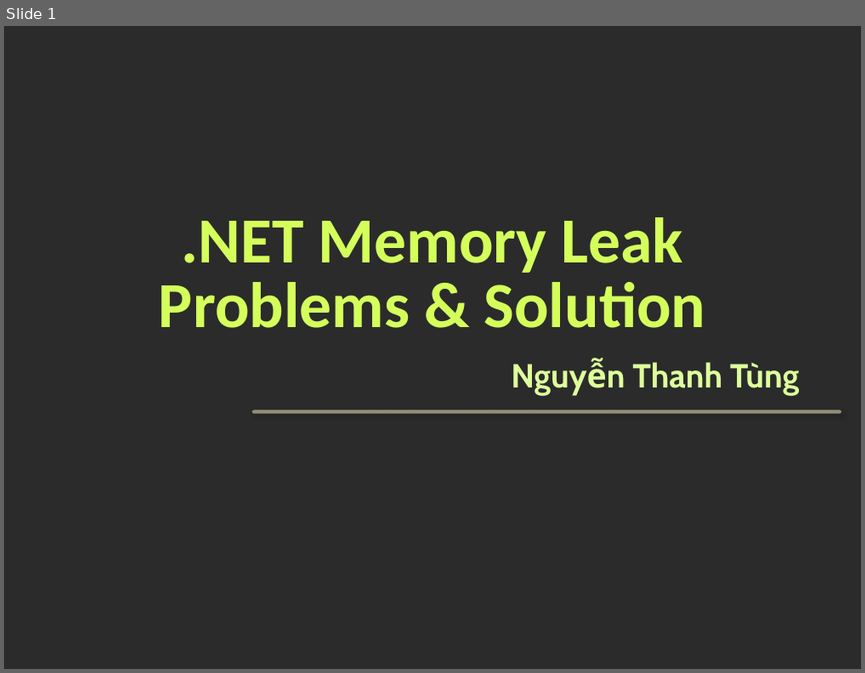
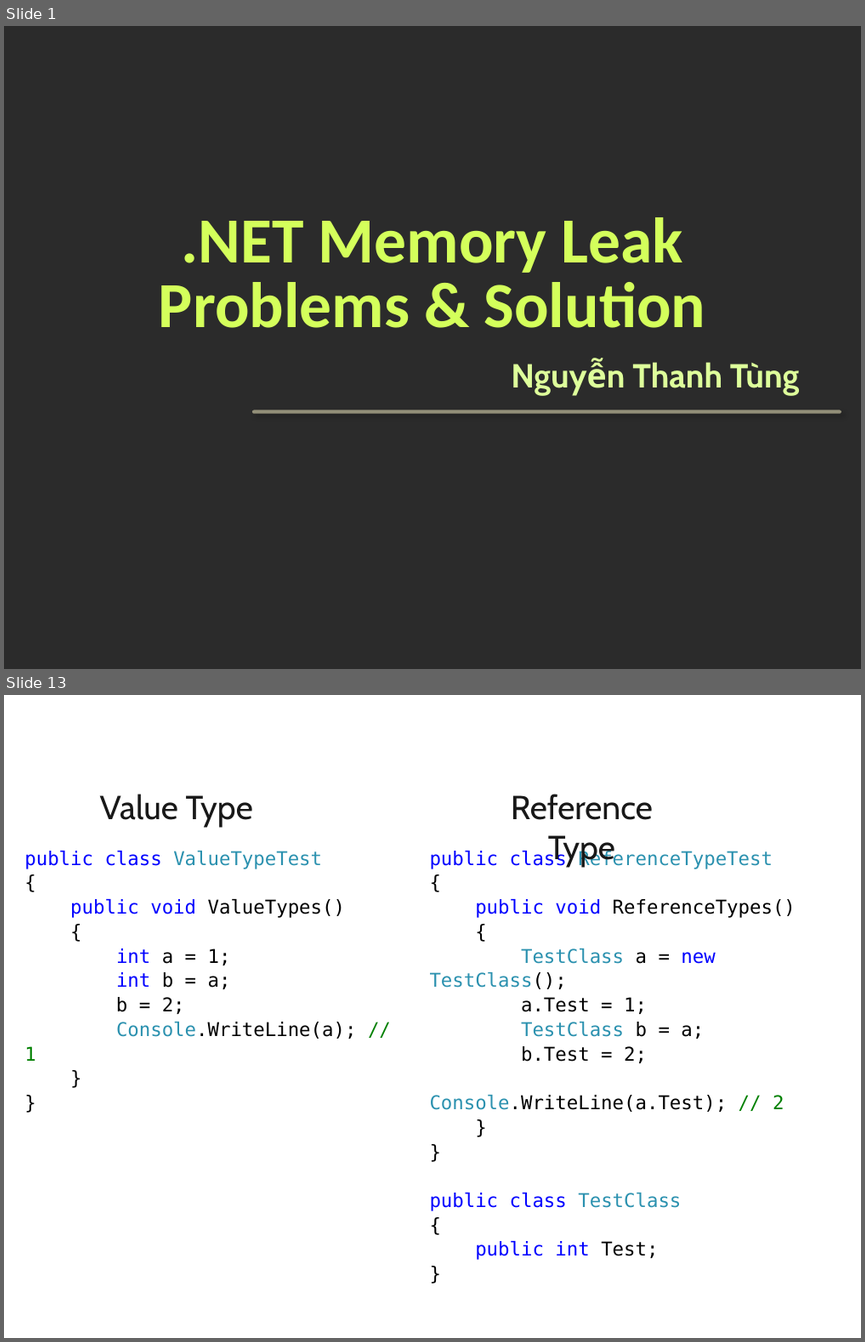
Before and after one commit to tungnt185/MemoryLeak, a slide deck: Memory Leak in .NET.pptx. Shown one above the other, each under a label of ours: slide 1 before the commit, slides 1 and 13 after it; the slides between them are not shown. The pictures are 865x673 and 865x1342 pixels, drawn with LibreOffice and Linux fonts; fonts in the diff are those of the drawing; background and template pictures are left out; a plain dark background stands for a picture behind light text. Boxes give left, top, right and bottom in pixels: in the first picture for what was removed or moved away, otherwise in the second. Text is boxed around its words. In the diff, an @@ line names an element or a change of style, - is before the commit and + after.

```diff
--- a/Memory Leak in .NET.pptx
+++ b/Memory Leak in .NET.pptx
@@ slide 13 added at box(4, 695, 861, 1338), background picture (left out) @@
@@ text added at box(100, 794, 253, 827), 28 pt, text #181818 @@
+Value Type
@@ text added at box(511, 794, 653, 867), 28 pt, text #181818 @@
+Reference Type
@@ text added at box(24, 851, 356, 1061), 16 pt, text #000000 @@
+public class ValueTypeTest
+{
+public void ValueTypes()
+{
+int a = 1;
+int b = a;
+b = 2;
+Console.WriteLine(a); // 1
+}
+}
@@ text added at box(430, 849, 795, 1258), 16 pt, text #000000 @@
+public class ReferenceTypeTest
+{
+public void ReferenceTypes()
+{
+TestClass a = new TestClass();
+a.Test = 1;
+TestClass b = a;
+b.Test = 2;
+Console.WriteLine(a.Test); // 2
+}
+}
+public class TestClass
+{
+public int Test;
+}
```
Also in this commit, not shown: 2 slides changed, 39 other slides added, 29 slides removed.
